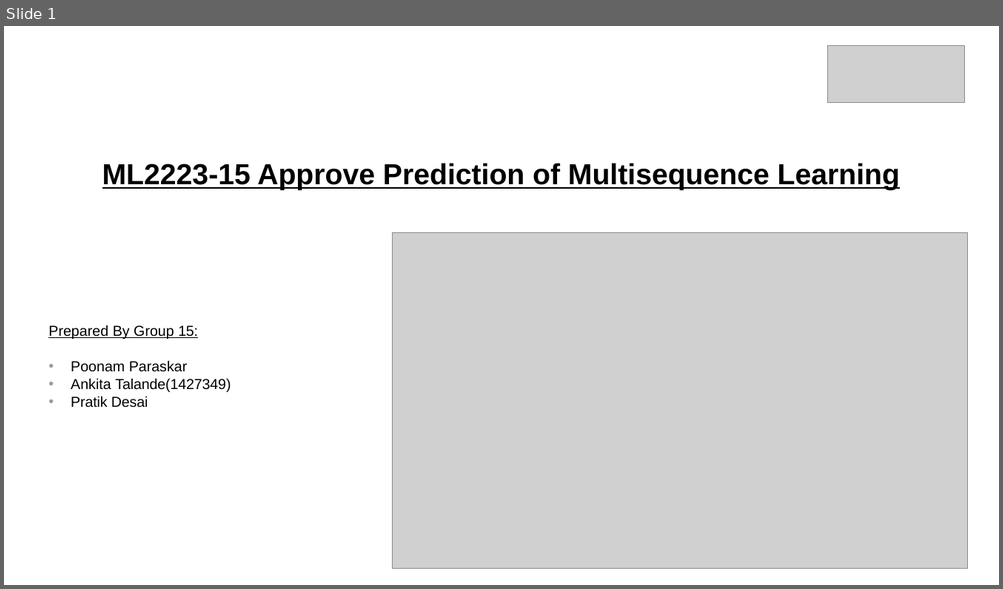
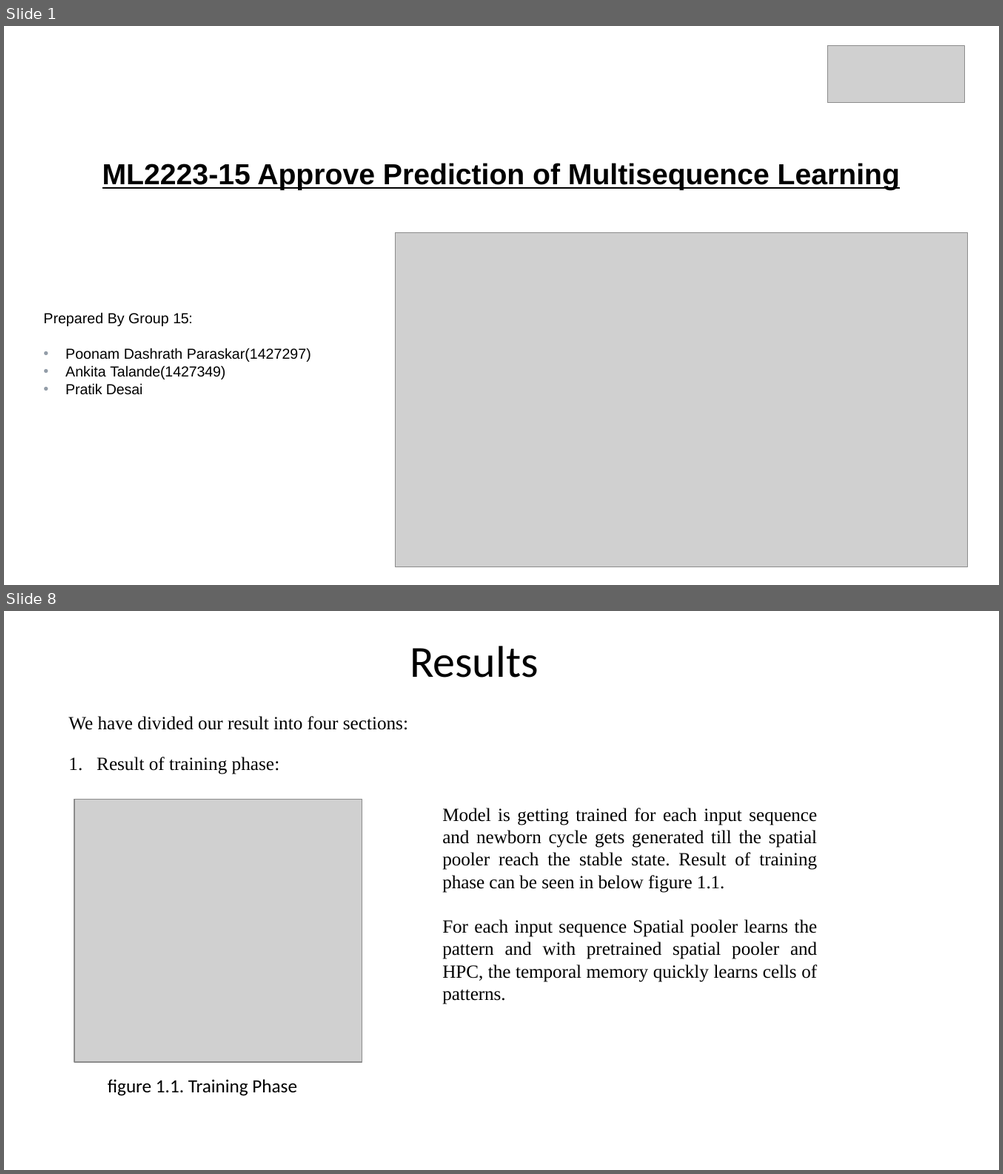
Before and after one commit to ddobric/neocortexapi, a slide deck: source/MySEProject/Documentation/ML2223_15 Approve Prediction of Multisequence Learning.pptx. Shown one above the other, each under a label of ours: slide 1 before the commit, slides 1 and 8 after it; the slides between them are not shown. The pictures are 1003x589 and 1003x1174 pixels, drawn with LibreOffice and Linux fonts; fonts in the diff are those of the drawing; grey boxes stand for pictures. Boxes give left, top, right and bottom in pixels: in the first picture for what was removed or moved away, otherwise in the second. Text is boxed around its words. In the diff, an @@ line names an element or a change of style, - is before the commit and + after.

Commit message:
Modified presentation and added Introduction, methodology, result and conclusion

```diff
--- a/source/MySEProject/Documentation/ML2223_15 Approve Prediction of Multisequence Learning.pptx
+++ b/source/MySEProject/Documentation/ML2223_15 Approve Prediction of Multisequence Learning.pptx
@@ slide 8 added at (4, 611, 999, 1170), background #FFFFFF @@
@@ text added at (410, 646, 538, 678), 42.9 pt, text #000000 @@
+Results
@@ text added at (68, 716, 408, 775), 18 pt, text #000000 @@
+We have divided our result into four sections:
+1. Result of training phase:
@@ picture added at (74, 799, 361, 1062) @@
@@ text added at (442, 808, 817, 1005), 18 pt, text #000000 @@
+Model is getting trained for each input sequence and newborn cycle gets generated till the spatial pooler reach the stable state. Result of training phase can be seen in below figure 1.1.
+For each input sequence Spatial pooler learns the pattern and with pretrained spatial pooler and HPC, the temporal memory quickly learns cells of patterns.
@@ text added at (108, 1079, 297, 1096), 18 pt, text #000000 @@
+figure 1.1. Training Phase
@@ slide 1 changed as well @@
@@ picture: place and size @@
-picture at (392, 232, 967, 569)
+picture at (395, 232, 968, 568)
@@ subtitle "Prepared By Group 15:": place and size @@
-subtitle "Prepared By Group 15:" at (48, 325, 230, 408)
+subtitle "Prepared By Group 15:" at (43, 312, 311, 395)
@@ subtitle at (43, 312, 193, 326): underline off in "Prepared By Group 15:" @@
@@ subtitle at (65, 348, 311, 362): text changed @@
-• Poonam Paraskar
+• Poonam Dashrath Paraskar(1427297)
```
Also in this commit, not shown: 2 other slides changed, 8 other slides added, 7 slides removed.
